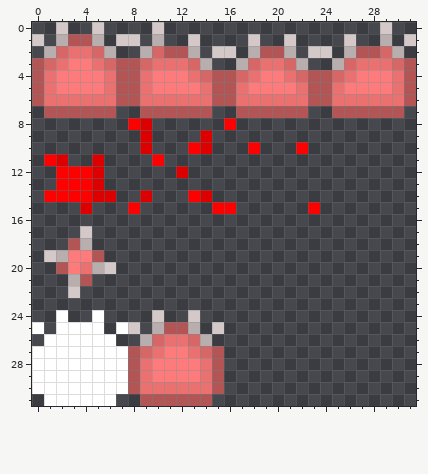
A pixel-art sprite gets an edit: data/img/crawler.png. The first picture shows the starting point.
The file is 32x32 pixels.
The same view after the edit:
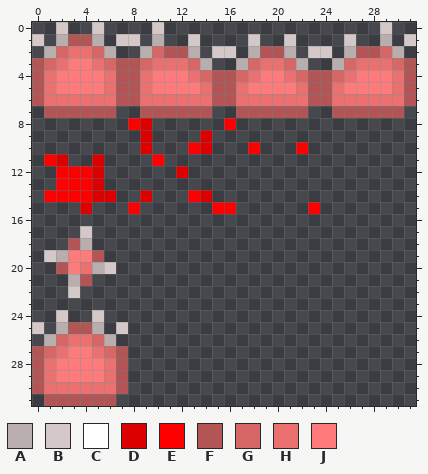
Palette (. is transparent): A #b8aeae  B #d4c8c8  C #ffffff  D #dd0000  E #ff0000  F #b35555  G #d76767  H #eb7171  J #ff7a7a
Edits made:
{"y":24,"x":2,"old":"C","new":"B"}
{"y":24,"x":5,"old":"C","new":"B"}
{"y":24,"x":10,"old":"B","new":"."}
{"y":24,"x":13,"old":"B","new":"."}
{"y":25,"x":0,"old":"C","new":"B"}
{"y":25,"x":2,"old":"CCCC","new":"AFFA"}
{"y":25,"x":7,"old":"CB","new":"B."}
{"y":25,"x":10,"old":"AFFA","new":"...."}
{"y":25,"x":15,"old":"B","new":"."}
{"y":26,"x":1,"old":"CCCCCC","new":"AGHHGA"}
{"y":26,"x":9,"old":"AGHHGA","new":"......"}
{"y":27,"x":0,"old":"CCCCCCCCFGHJJHGF","new":"FGHJJHGF........"}
{"y":28,"x":0,"old":"CCCCCCCCFHJJJJHF","new":"FHJJJJHF........"}
{"y":29,"x":0,"old":"CCCCCCCCFHJJJJHF","new":"FHJJJJHF........"}
{"y":30,"x":0,"old":"CCCCCCCCFHHHHHHF","new":"FHHHHHHF........"}
{"y":31,"x":1,"old":"CCCCCC","new":"FFFFFF"}
{"y":31,"x":9,"old":"FFFFFF","new":"......"}
